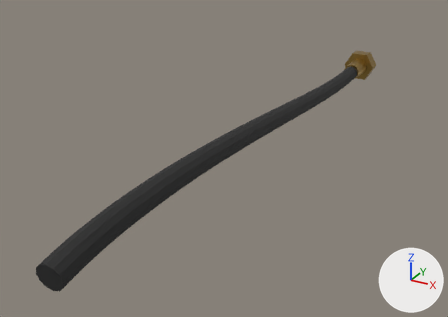
One commit to the glTF model models/400/acc/steering-cable-400.glb: the scene before it, then after it.
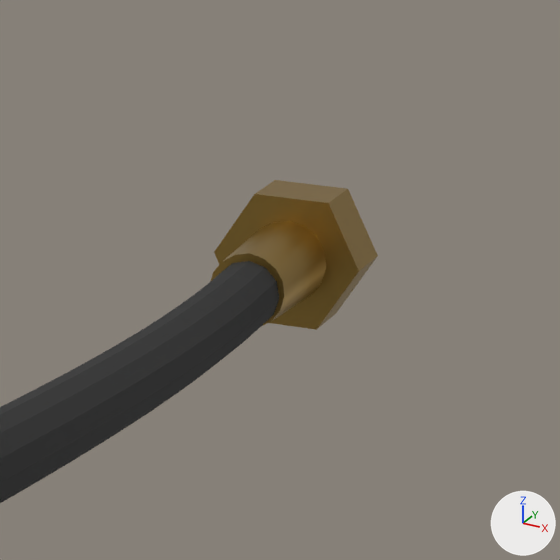
Each version appears first whole from a 50 mm lens placed at (-1.5431, -0.8627, 0.6458), pointed at (-1.7667, -0.4561, 0.4425), and next in a close-up on the part from 68% to 92% of the width and 5% to 39% of the height. The axes (+X, +Y, +Z) are drawn at lower right. The lights are the same throughout. The first two pictures are the older version. Where no turn or scale is listed for an object, it has been applied to the vertices.
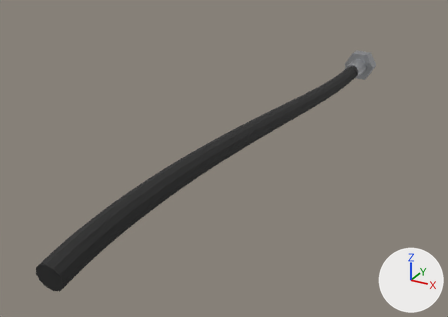
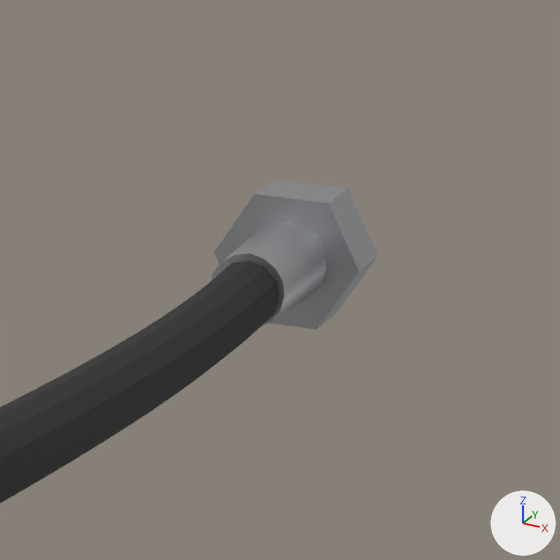
Boxes [x1, y1, x2, y2] around the edits, measured in the close-ups (560 x 560 px):
'Mesh_1', recoloured (brown to light grey): [210, 180, 378, 330] in both

Diff of the bpy script that builds the scene:
```diff
--- a/models/400/acc/steering-cable-400.glb.py
+++ b/models/400/acc/steering-cable-400.glb.py
@@ mat_mat_ob_steel @@
+mat_mat_ob_steel = principled_material('mat_ob_steel')
+mat_mat_ob_steel.base_color = (0.55, 0.56, 0.58)  # light grey #c4c5c8
+mat_mat_ob_steel.metallic = 1.0
+mat_mat_ob_steel.roughness = 0.35
@@ me_mesh_1 @@
 me_mesh_1.from_pydata(...)  # 47 vertices, 88 faces; spans x 0.0..0.0339, y -0.043..0.0, z 0.0..0.0294
-me_mesh_1.materials.append(mat_mat_nut400)  # brown #ad8e4b
+me_mesh_1.materials.append(mat_mat_ob_steel)  # light grey #c4c5c8
```
